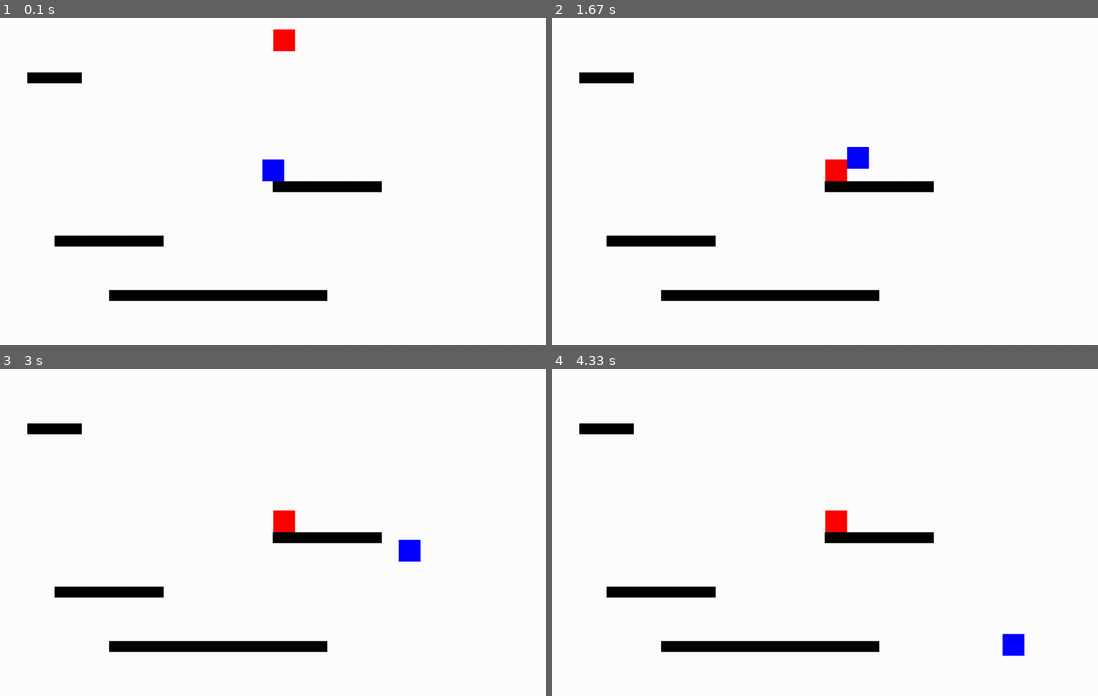
Above: before the commit, frames 1-4 (two rows, left to right).
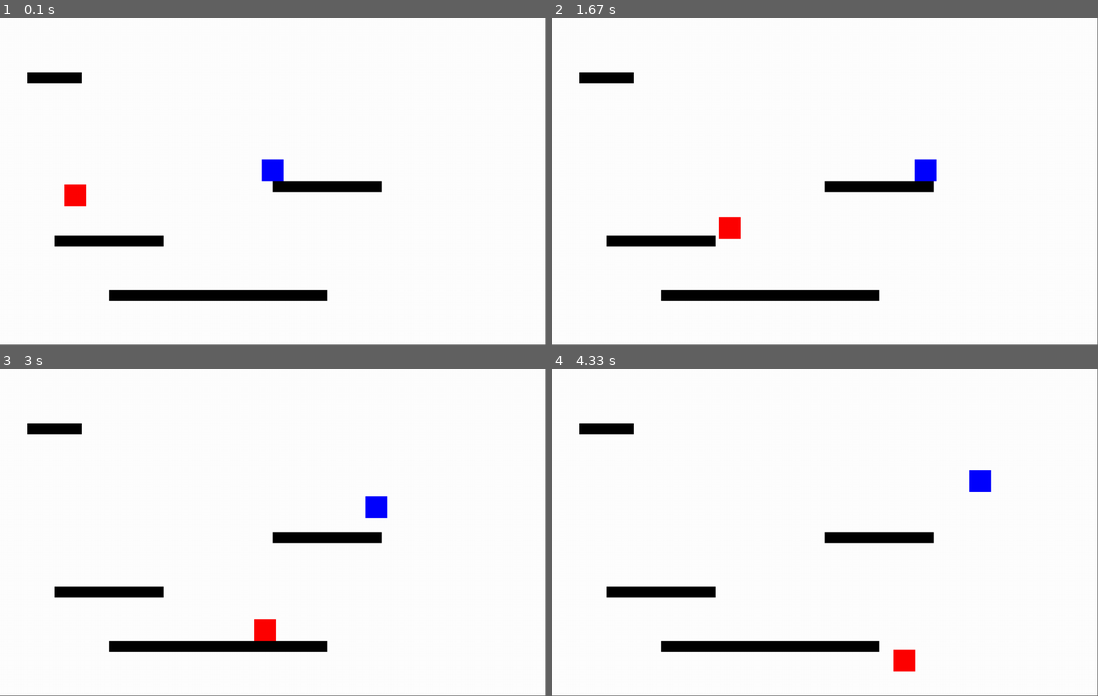
Above: after the commit, the same moments.

Repository: Deadpooldomlno/projet_pygame
Game: pygame game, started from projet v2/main.py
Same seed, same stepped clock (60 frames per second), same inputs: the game is played once before the commit and once after it.
Inputs:
- Up to frame 1 (0.1 s): no input
- Up to frame 2 (1.67 s): hold Right 0.33-0.8 s; hold Right 0.83-1.3 s; tap Space at 0.9, 1.2, 1.4 s; hold Left from 1.33 s (still down)
- Up to frame 3 (3 s): tap Space at 1.7, 1.97, 2.27, 2.4, 2.7 s; release Left at 1.87 s; hold Left 1.9-2.3 s; hold Right 2.33-2.97 s
- Up to frame 4 (4.33 s): hold Left 3-3.47 s; tap Space at 3.07, 3.37, 3.57, 3.87, 4.07 s; hold Right 3.5-3.97 s; hold Right from 4 s (still down)
In our replay, the window is 900x540 before the commit and 899x539 after it. These sizes can differ from the game's own. Grey fills any space a smaller window leaves; there, only what the larger window draws over its background counts as a difference.

The runs differ from the first frame. In frame 1, 0.7% of the frame differs, in the area x 11-60%, y 3-87%; in frame 2, 1.3%; in frame 3, 1.3%; in frame 4, 1.3%, in the area x 20-87%, y 30-93%.

Commit message:
Update game.py

Diff:
--- a/projet v2/game.py
+++ b/projet v2/game.py
@@ -6,10 +6,10 @@
 class Game:
 
     def __init__(self):
-        self.w = 1001
-        self.h = 601
+        self.w = 1000
+        self.h = 600
         self.gravite = 0.5
         self.vitesse_max_chute = 12
 
         self.player = Player(self)
-        self.ennemy = Ennemy(self,self.w/2,self.h/3, 15)
+        self.ennemy = Ennemy(self,110,390,300)
